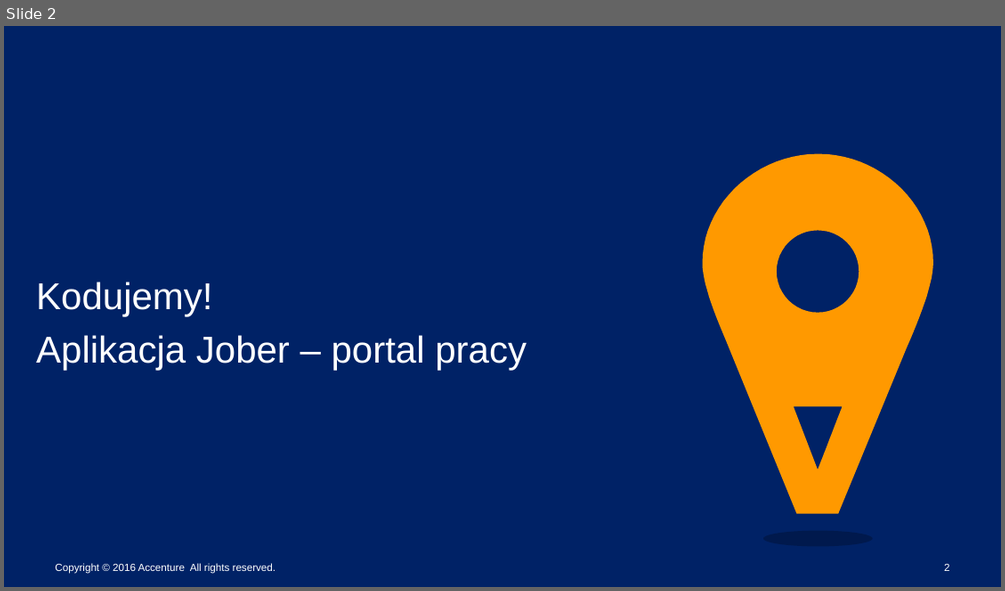
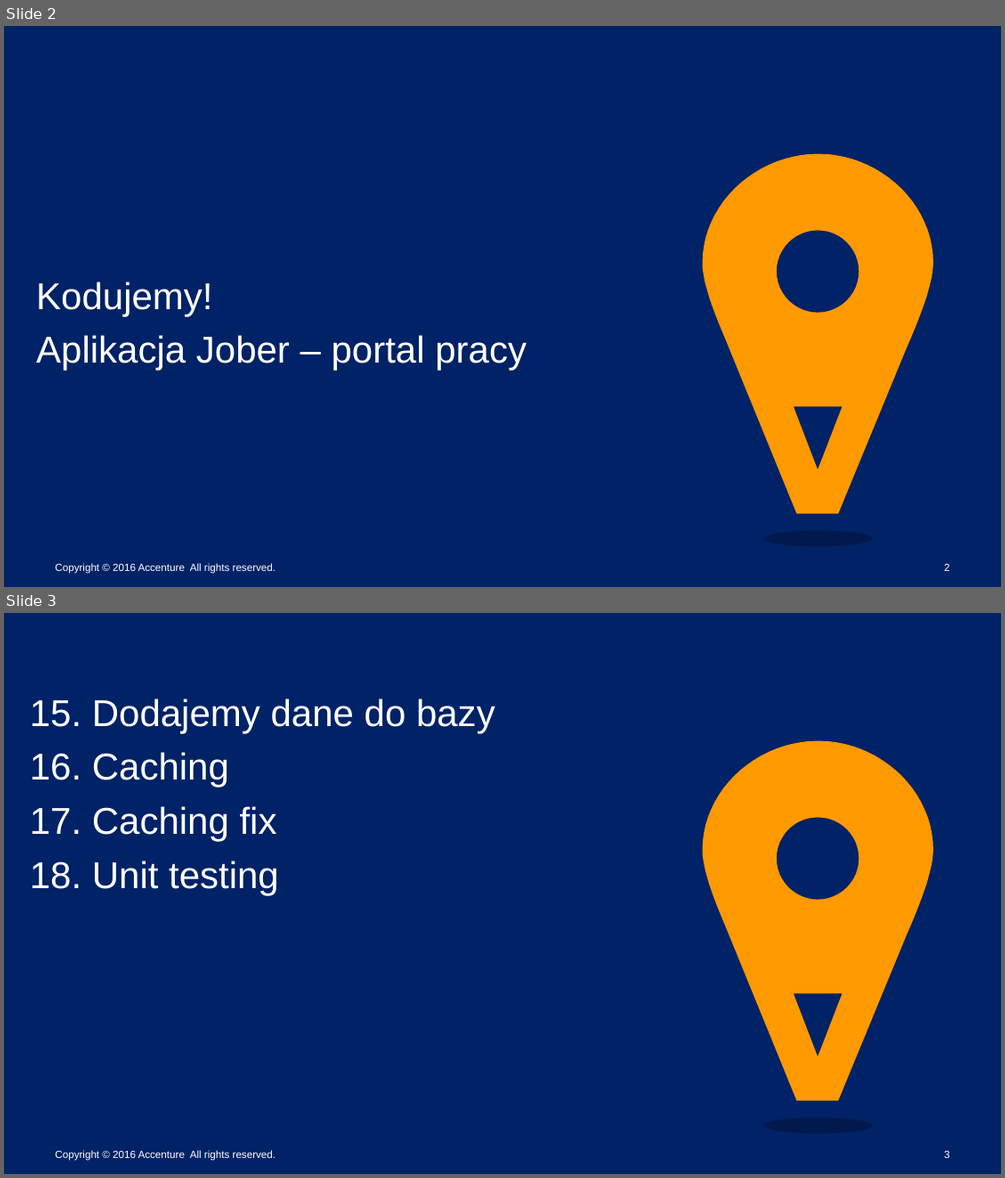
Before and after one commit to mariuszmatusiak/ASP.NET_Core_workshops, a slide deck: ASP.NET_Core.pptx. Shown one above the other, each under a label of ours: slide 2 before the commit, slides 2 and 3 after it. The pictures are 1005x591 and 1005x1178 pixels, drawn with LibreOffice and Linux fonts; fonts in the diff are those of the drawing. Boxes give left, top, right and bottom in pixels: in the first picture for what was removed or moved away, otherwise in the second. Text is boxed around its words. In the diff, an @@ line names an element or a change of style, - is before the commit and + after.

```diff
--- a/ASP.NET_Core.pptx
+++ b/ASP.NET_Core.pptx
@@ slide 3 added at [4, 613, 1001, 1174], background #002266; not listed: 2 template elements that a slide beside it also shows @@
@@ title added at [30, 698, 495, 895], 36 pt, text #FFFFFF @@
+15. Dodajemy dane do bazy
+16. Caching
+17. Caching fix
+18. Unit testing
@@ text added at [55, 1150, 276, 1160], 10 pt, text #FFFFFF @@
+Copyright © 2016 Accenture All rights reserved.
@@ page number added at [944, 1151, 949, 1158], 10 pt, text #FFFFFF @@
+3
```
Also in this commit, not shown: 2 other slides added.
